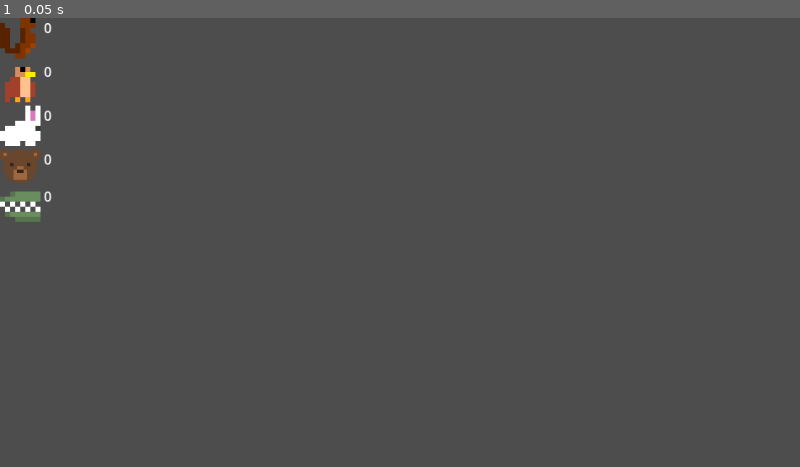
Above: before the commit, frame 1.
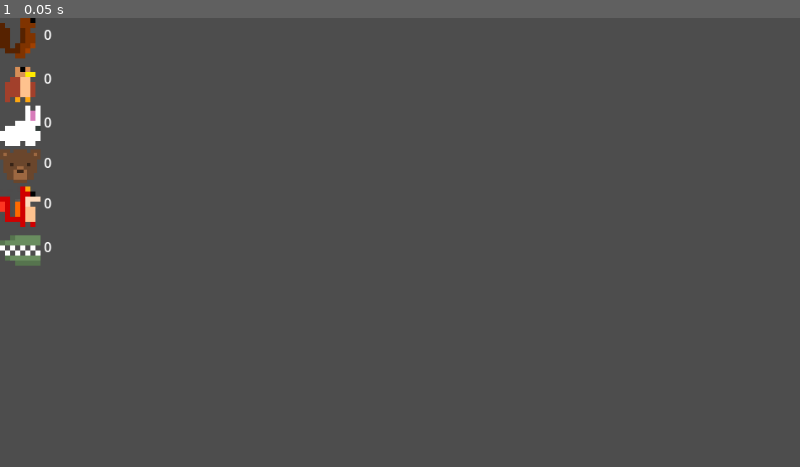
Above: after the commit, the same moment.

Repository: zliebowitz/ld56
Game: Godot game, scene res://population_hud.tscn
The game is run twice, just before and just after one commit, with the same random seed, the same clock (stepped at 60 frames per second) and the same inputs. This scene is started directly instead of the project's main scene.
Inputs:
- Up to frame 1 (0.05 s): no input

The runs differ from the first frame. In frame 1, 0.8% of the frame differs, in the area x 0-7%, y 1-56%.

Commit message:
added fox to the population hud

Diff:
--- a/population_hud.tscn
+++ b/population_hud.tscn
@@ -1,10 +1,11 @@
-[gd_scene load_steps=8 format=3 uid="uid://o8ok72imslx1"]
+[gd_scene load_steps=9 format=3 uid="uid://o8ok72imslx1"]
 
 [ext_resource type="Texture2D" uid="uid://csyxanvy6pk00" path="res://Graphics/Squirrel/Squirrel Idle.png" id="1_88rwd"]
 [ext_resource type="Texture2D" uid="uid://8b6jbsbvouq2" path="res://Graphics/Hawk/Idle/hawk_idle1.png" id="2_cl5d6"]
 [ext_resource type="Texture2D" uid="uid://c15krn1iopjih" path="res://Graphics/Rabbit/Rabbit.png" id="3_qm76i"]
 [ext_resource type="Texture2D" uid="uid://cpr18x0j6ig2g" path="res://Graphics/Bear/BearIcon.png" id="4_nx7xq"]
 [ext_resource type="Texture2D" uid="uid://d1e6jexgl4ldi" path="res://Graphics/AlligatorRunning.png" id="5_d2ovt"]
+[ext_resource type="Texture2D" uid="uid://d0nbm1p5dxgbb" path="res://Assets/Characters/fox/idle/fox_idle1.png" id="5_nnoog"]
 
 [sub_resource type="AtlasTexture" id="AtlasTexture_0tnln"]
 atlas = ExtResource("1_88rwd")
@@ -26,10 +27,12 @@
 texture = SubResource("AtlasTexture_0tnln")
 expand_mode = 4
 
-[node name="Squirrel_Pop" type="RichTextLabel" parent="GridContainer"]
+[node name="SquirrelPop" type="RichTextLabel" parent="GridContainer"]
 clip_contents = false
-custom_minimum_size = Vector2(64, 0)
+custom_minimum_size = Vector2(64, 32)
 layout_mode = 2
+size_flags_horizontal = 4
+size_flags_vertical = 4
 text = "0"
 
 [node name="Hawk_UI" type="TextureRect" parent="GridContainer"]
@@ -37,8 +40,11 @@
 texture = ExtResource("2_cl5d6")
 expand_mode = 4
 
-[node name="Hawk_Pop" type="RichTextLabel" parent="GridContainer"]
+[node name="HawkPop" type="RichTextLabel" parent="GridContainer"]
+custom_minimum_size = Vector2(64, 32)
 layout_mode = 2
+size_flags_horizontal = 4
+size_flags_vertical = 4
 text = "0"
 
 [node name="Rabbit_UI" type="TextureRect" parent="GridContainer"]
@@ -46,16 +52,34 @@
 texture = ExtResource("3_qm76i")
 expand_mode = 4
 
-[node name="Rabbit_Pop" type="RichTextLabel" parent="GridContainer"]
+[node name="RabbitPop" type="RichTextLabel" parent="GridContainer"]
+custom_minimum_size = Vector2(64, 32)
 layout_mode = 2
+size_flags_horizontal = 4
+size_flags_vertical = 4
 text = "0"
 
 [node name="Bear_UI" type="TextureRect" parent="GridContainer"]
 layout_mode = 2
 texture = ExtResource("4_nx7xq")
 
-[node name="Bear_Pop" type="RichTextLabel" parent="GridContainer"]
+[node name="BearPop" type="RichTextLabel" parent="GridContainer"]
+custom_minimum_size = Vector2(64, 32)
 layout_mode = 2
+size_flags_horizontal = 4
+size_flags_vertical = 4
+text = "0"
+
+[node name="Fox_UI" type="TextureRect" parent="GridContainer"]
+layout_mode = 2
+texture = ExtResource("5_nnoog")
+expand_mode = 4
+
+[node name="FoxPop" type="RichTextLabel" parent="GridContainer"]
+custom_minimum_size = Vector2(64, 32)
+layout_mode = 2
+size_flags_horizontal = 4
+size_flags_vertical = 4
 text = "0"
 
 [node name="Alligator_UI" type="TextureRect" parent="GridContainer"]
@@ -63,6 +87,9 @@
 texture = SubResource("AtlasTexture_bukie")
 expand_mode = 4
 
-[node name="Alligator_Pop" type="RichTextLabel" parent="GridContainer"]
+[node name="AlligatorPop" type="RichTextLabel" parent="GridContainer"]
+custom_minimum_size = Vector2(64, 32)
 layout_mode = 2
+size_flags_horizontal = 4
+size_flags_vertical = 4
 text = "0"
